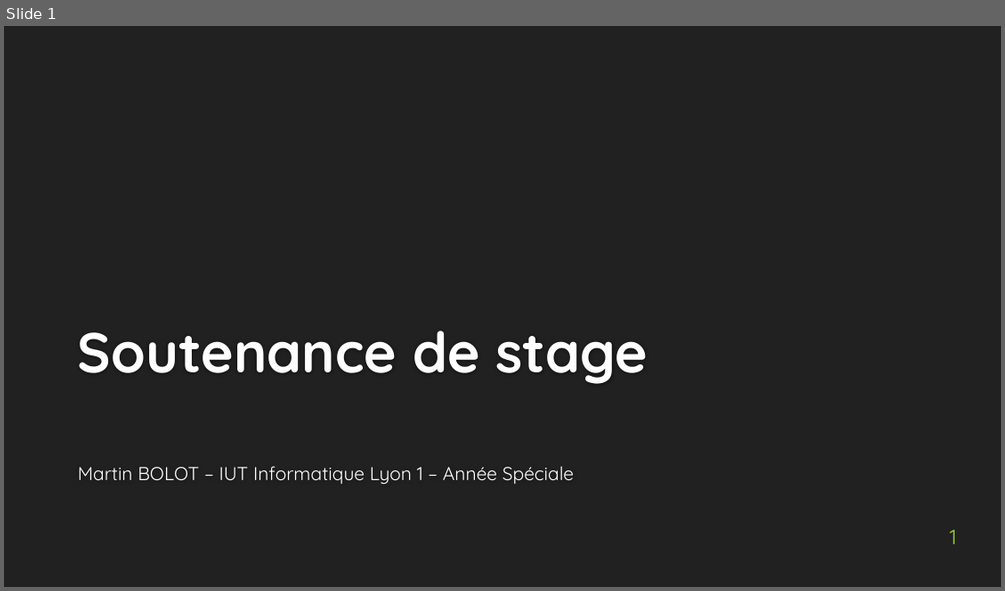
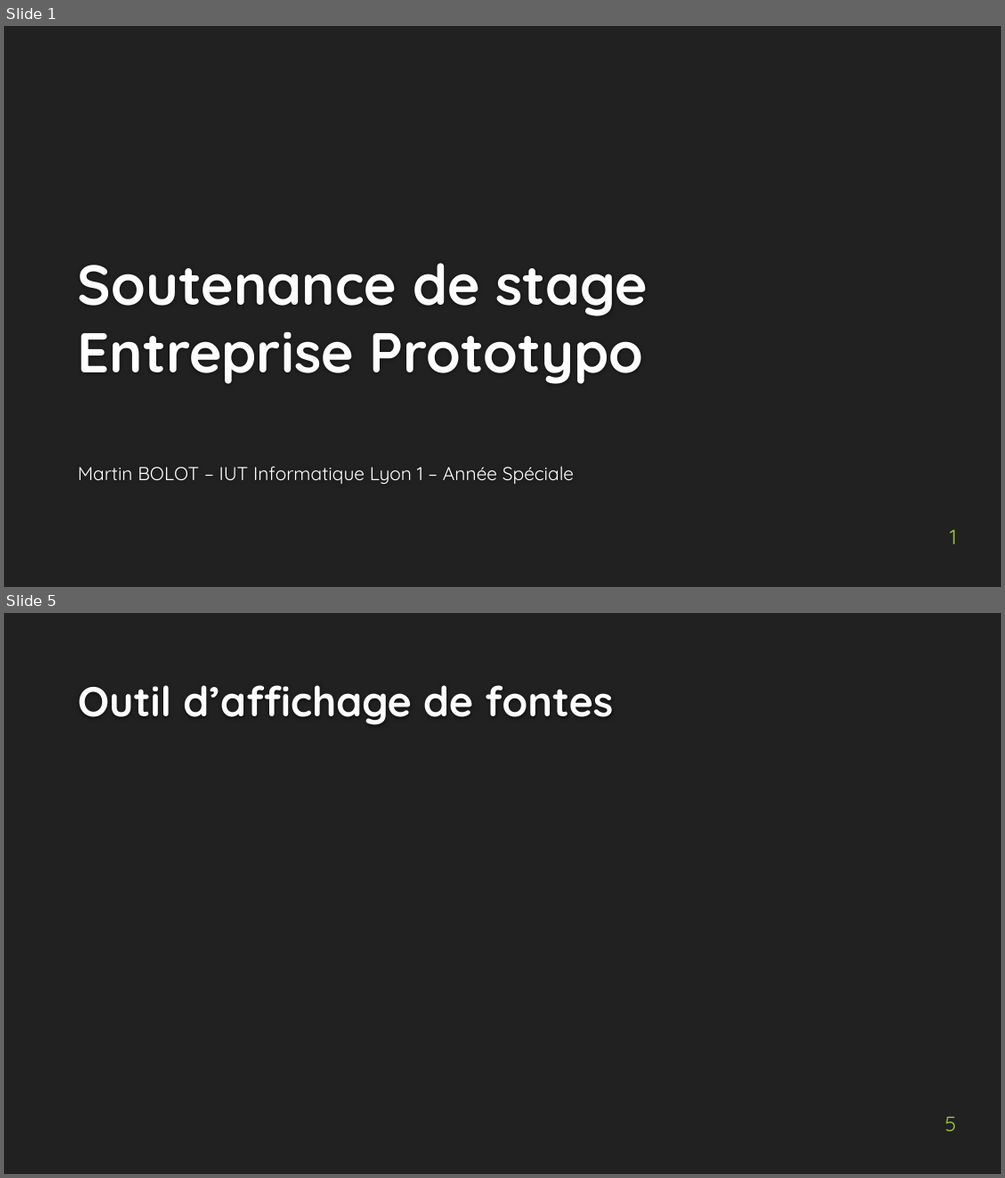
Before and after one commit to MartinBolot/Cours-IUT-Lyon1, a slide deck: Stage/Soutenance/presentation_soutenance.pptx. Shown one above the other, each under a label of ours: slide 1 before the commit, slides 1 and 5 after it; the slides between them are not shown. The pictures are 1005x591 and 1005x1178 pixels, drawn with LibreOffice and Linux fonts; fonts in the diff are those of the drawing; background and template pictures are left out. Boxes give left, top, right and bottom in pixels: in the first picture for what was removed or moved away, otherwise in the second. Text is boxed around its words. In the diff, an @@ line names an element or a change of style, - is before the commit and + after.

```diff
--- a/Stage/Soutenance/presentation_soutenance.pptx
+++ b/Stage/Soutenance/presentation_soutenance.pptx
@@ slide 5 added at [4,613,1001,1174], background #212121 @@
@@ title added at [78,685,613,725], 40 pt, text #FEFEFE, bold @@
+Outil d’affichage de fontes
@@ page number added at [945,1116,956,1131], 20 pt, text #9ECD33 @@
+5
@@ slide 1 changed as well @@
@@ title at [78,263,647,384]: text changed @@
-Soutenance de stage
+Soutenance de stage
+Entreprise Prototypo
```
Also in this commit, not shown: 1 other slide changed, 5 other slides added, 1 slide removed, 3 other files.
